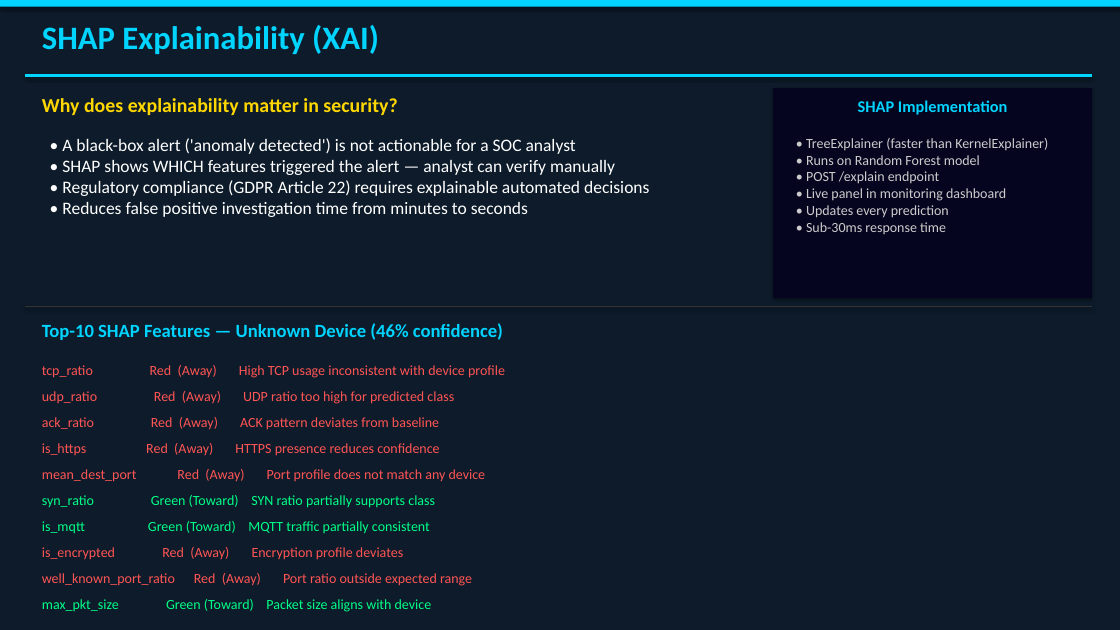
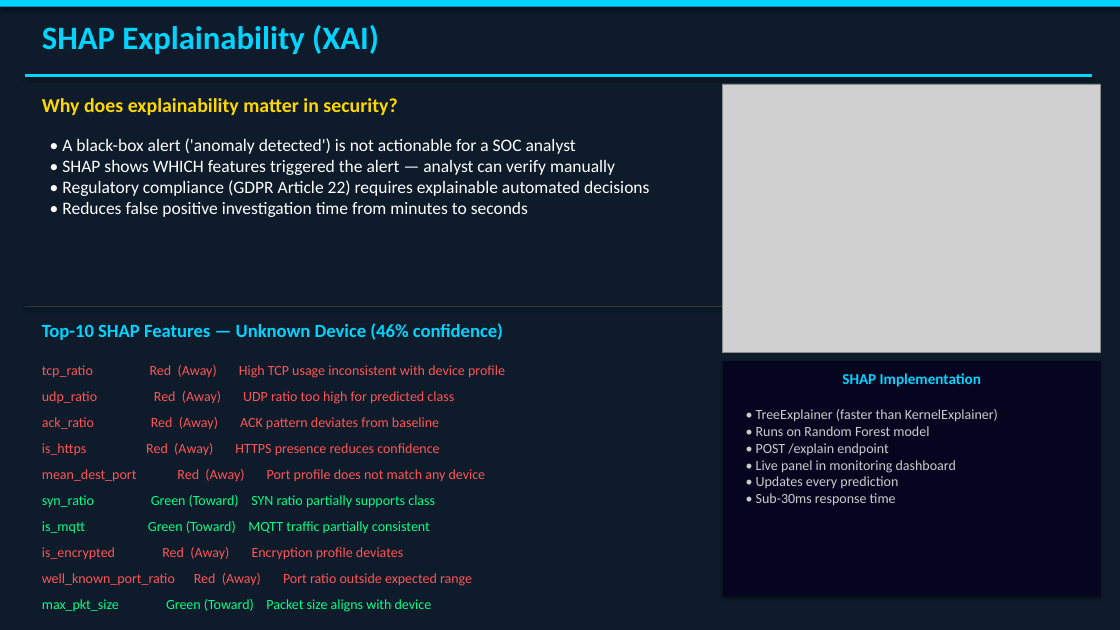
Before and after one commit to Ghufran2002/iot-fingerprinting-framework, a slide deck: slide 8 of IoT_Fingerprinting_Presentation_FINAL.pptx. Drawn at 1120x630 pixels with LibreOffice and Linux fonts; fonts in the diff are those of the drawing; grey boxes stand for pictures. Boxes give left, top, right and bottom in pixels: in the first picture for what was removed or moved away, otherwise in the second. Text is boxed around its words. In the diff, an @@ line names an element or a change of style, - is before the commit and + after.

```diff
--- a/IoT_Fingerprinting_Presentation_FINAL.pptx
+++ b/IoT_Fingerprinting_Presentation_FINAL.pptx
@@ picture added at (723,84,1101,353) @@
@@ rectangle: place and size @@
-rectangle at (773,88,1092,298)
+rectangle at (723,361,1101,597)
@@ text "SHAP Implementation": place and size @@
-text "SHAP Implementation" at (858,100,1007,115)
+text "SHAP Implementation" at (842,373,981,387)
@@ text "SHAP Implementation" at (842,373,981,387): size 14 to 13 pt @@
@@ text "• TreeExplainer (faster than KernelExplainer)": place and size @@
-text "• TreeExplainer (faster than KernelExplainer)" at (806,138,1048,234)
+text "• TreeExplainer (faster than KernelExplainer)" at (756,409,998,506)
```
Also in this commit, not shown: 1 other file.
